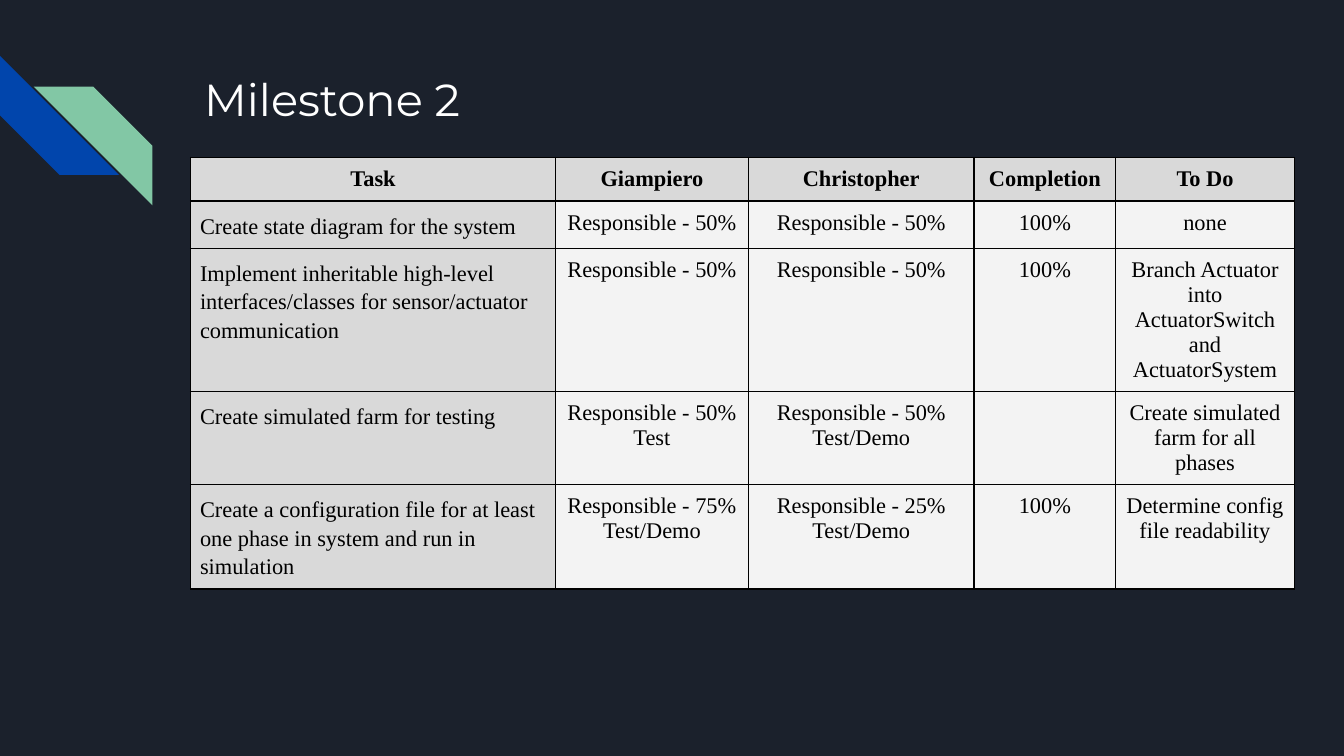
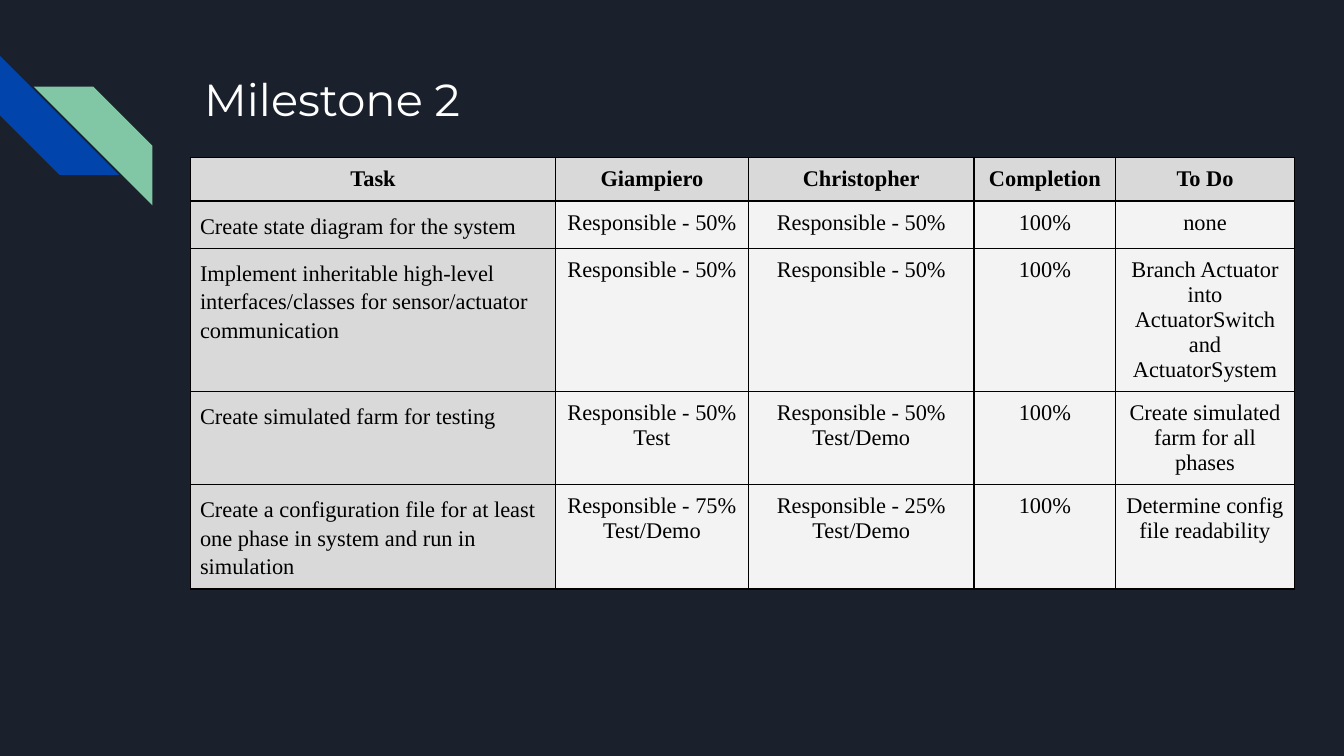
Before and after one commit to killsap/automated-multi-cycle-farming-in-space-website, a slide deck: slide 2 of docs/Milestone2Presentation.pptx. Drawn at 1344x756 pixels with LibreOffice and Linux fonts; fonts in the diff are those of the drawing. Boxes give left, top, right and bottom in pixels: in the first picture for what was removed or moved away, otherwise in the second. Text is boxed around its words. In the diff, an @@ line names an element or a change of style, - is before the commit and + after.

```diff
--- a/docs/Milestone2Presentation.pptx
+++ b/docs/Milestone2Presentation.pptx
@@ table at box(191, 157, 1294, 598) @@
-row 4, column 4: 
+row 4, column 4: 100%
```
Also in this commit, not shown: 9 other slides changed, 4 slides added, 2 slides removed.
